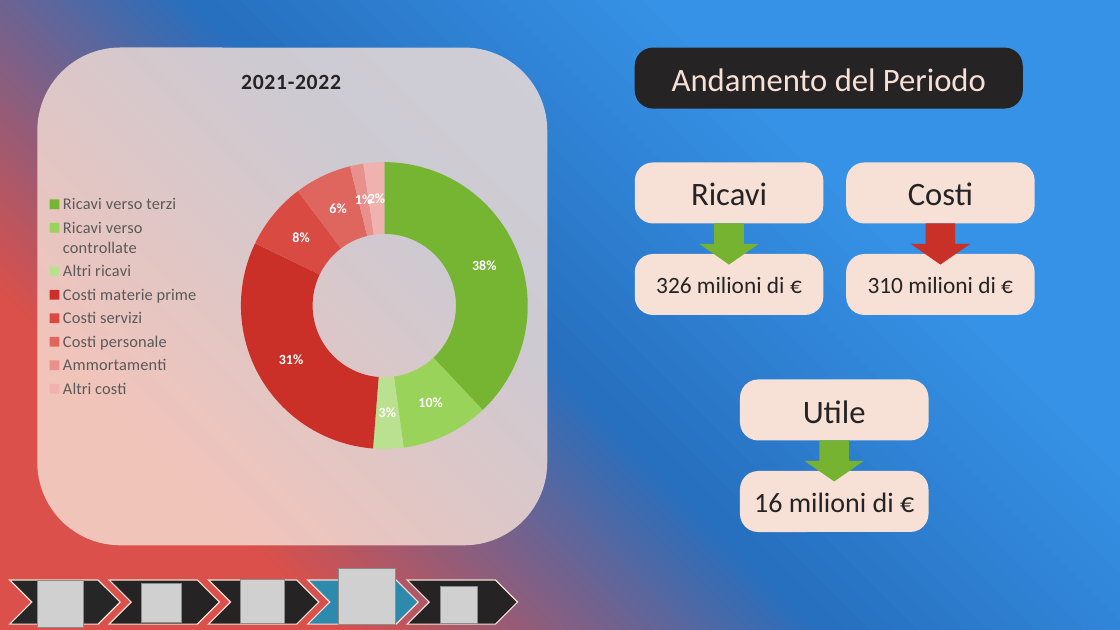
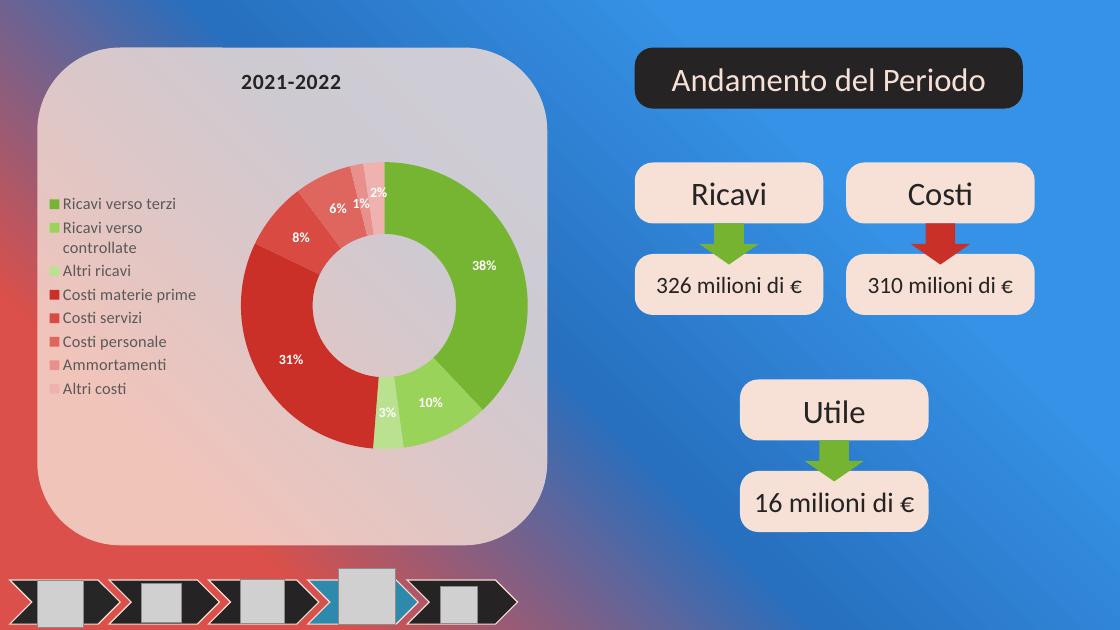
Before and after one commit to OMGitsDrake/PWEOA23-IDueMoschettieri, a slide deck: slide 14 of Elica [I Due Moschettieri].pptx. Drawn at 1120x630 pixels with LibreOffice and Linux fonts; fonts in the diff are those of the drawing; grey boxes stand for pictures. Boxes give left, top, right and bottom in pixels: in the first picture for what was removed or moved away, otherwise in the second. Text is boxed around its words. In the diff, an @@ line names an element or a change of style, - is before the commit and + after.

```diff
--- a/Elica [I Due Moschettieri].pptx
+++ b/Elica [I Due Moschettieri].pptx
@@ doughnut chart at (37, 48, 545, 546) @@
@@ data labels of Series 1 changed @@
```
Also in this commit, not shown: 3 other slides changed.
